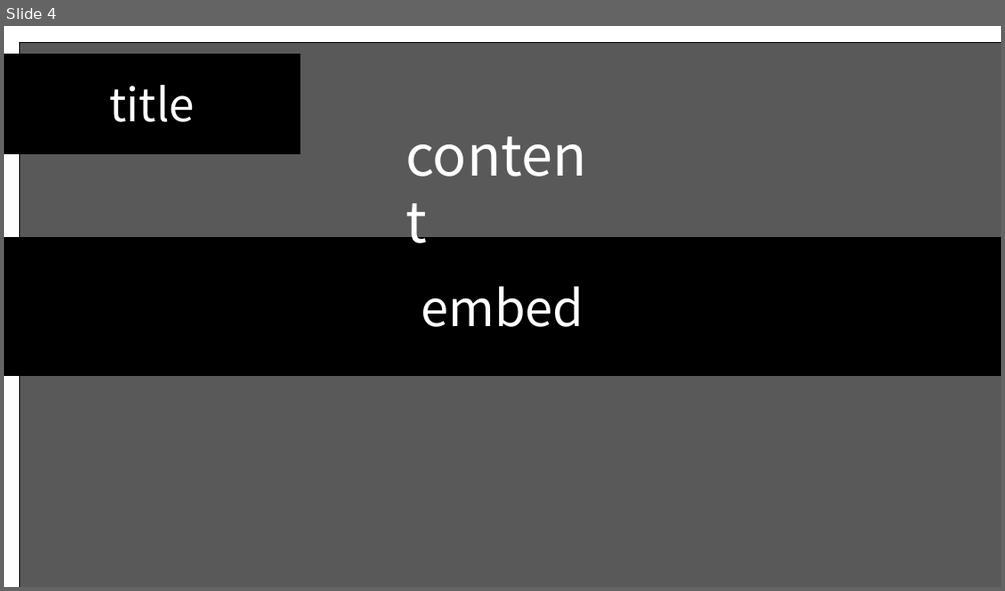
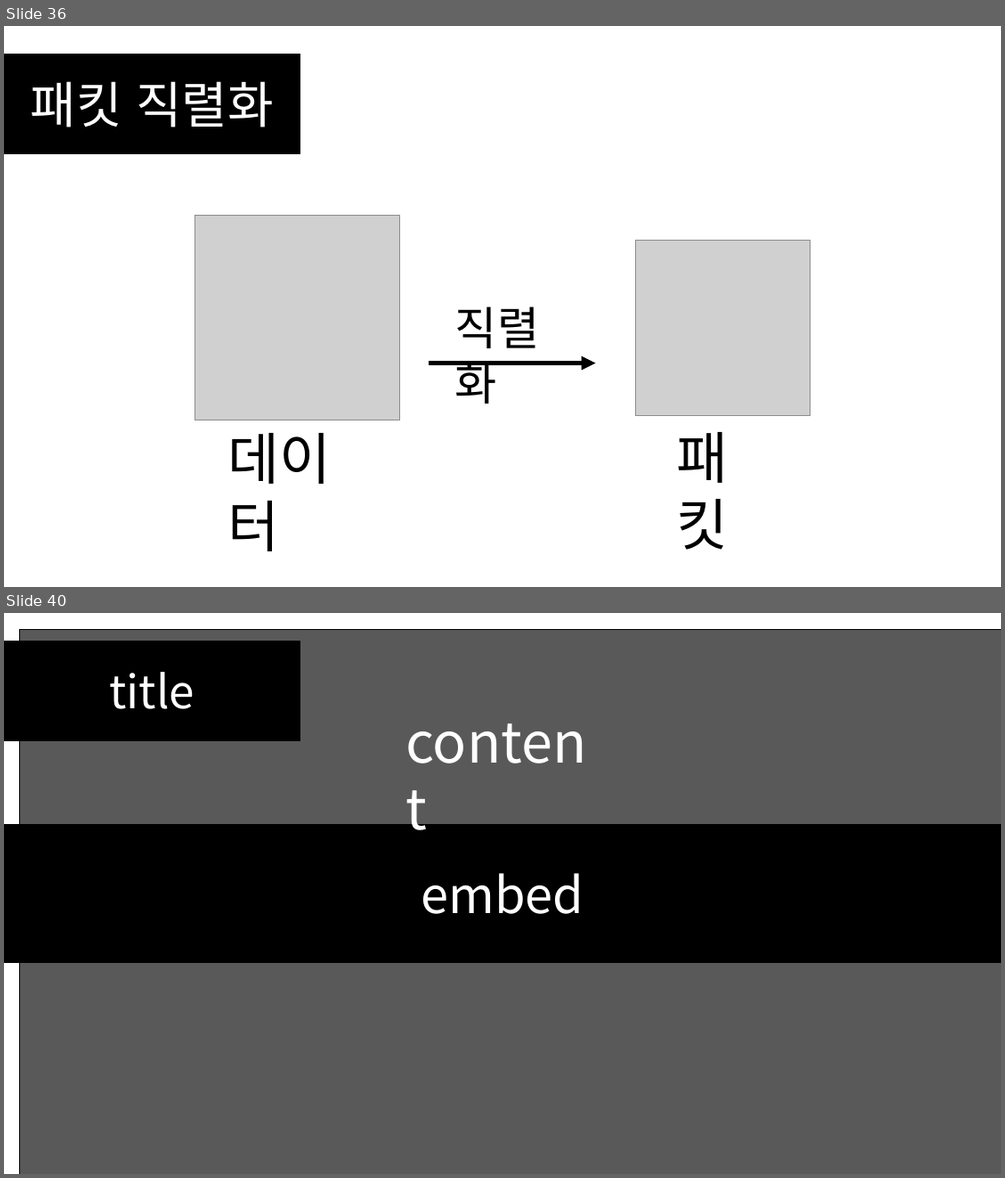
Before and after one commit to SEH00N/SDLU, a slide deck: ServerLecture/PT/6강 멀티스레드 서버 제작.pptx. Shown one above the other, each under a label of ours: slide 4 before the commit, slides 36 and 40 after it; the slides between them are not shown. The pictures are 1005x591 and 1005x1178 pixels, drawn with LibreOffice and Linux fonts; fonts in the diff are those of the drawing; grey boxes stand for pictures. Boxes give left, top, right and bottom in pixels: in the first picture for what was removed or moved away, otherwise in the second. Text is boxed around its words. In the diff, an @@ line names an element or a change of style, - is before the commit and + after.

```diff
--- a/ServerLecture/PT/6강 멀티스레드 서버 제작.pptx
+++ b/ServerLecture/PT/6강 멀티스레드 서버 제작.pptx
@@ slide 36 added at (4,26,1001,587), background #FFFFFF @@
@@ rectangle added at (4,54,300,154), fill #000000, outline #000000 1 pt, 48 pt, text #FFFFFF @@
+패킷 직렬화
@@ group added at (194,216,810,551): 3 texts, 2 pictures, 1 arrow @@
+데이터
+직렬화
+패킷
@@ what was slide 4 is now slide 40 @@
```
Also in this commit, not shown: 37 other slides added, 2 slides removed, 1 other file.
